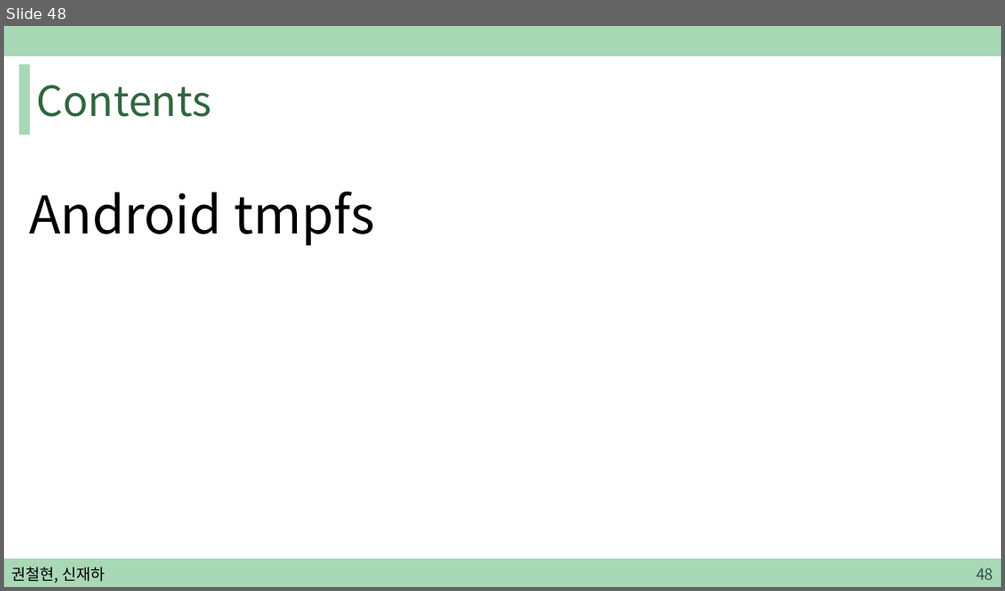
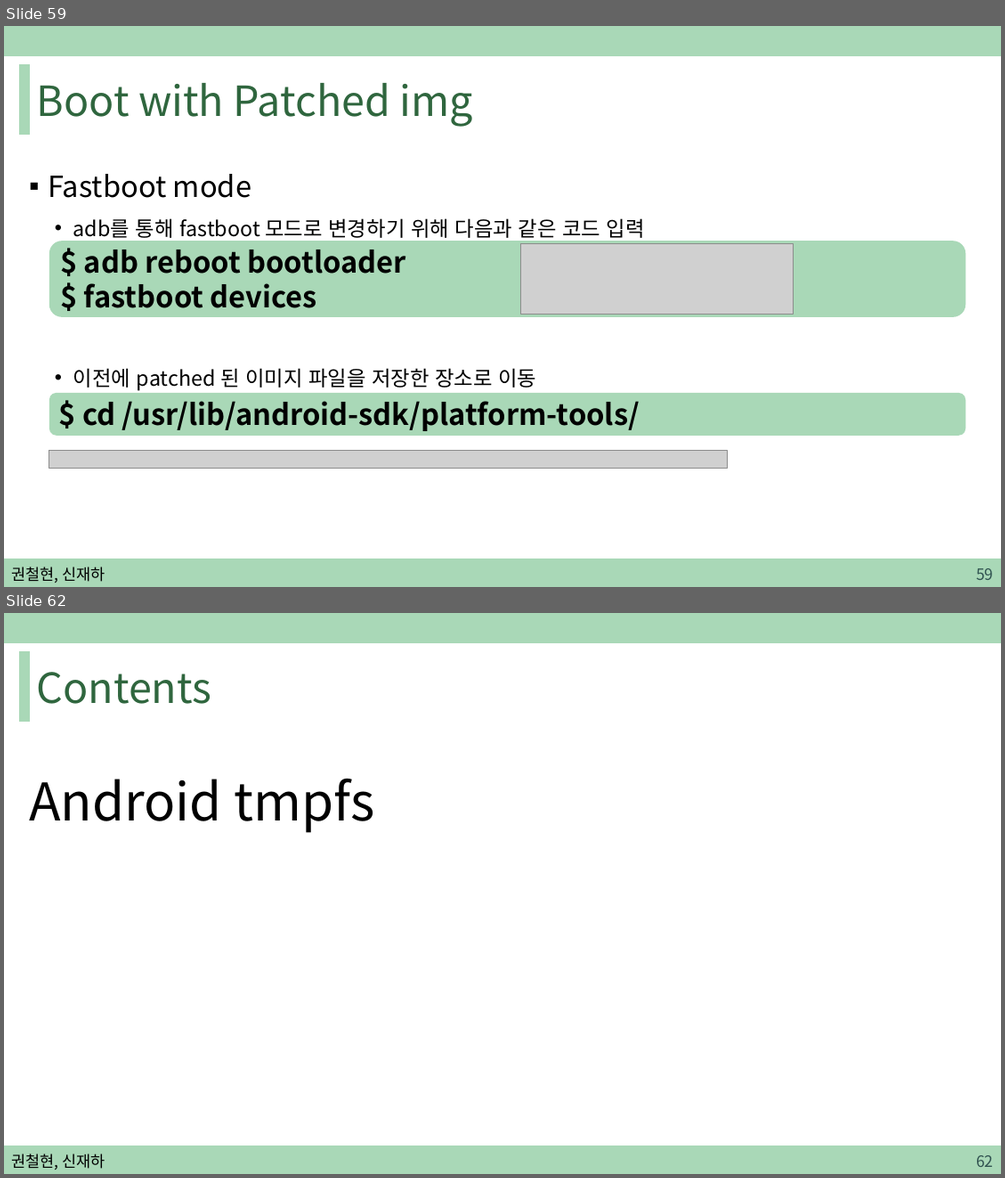
Before and after one commit to sjh4287/capston, a slide deck: 2022.02.18/권철현,신재하.pptx. Shown one above the other, each under a label of ours: slide 48 before the commit, slides 59 and 62 after it; the slides between them are not shown. The pictures are 1005x591 and 1005x1178 pixels, drawn with LibreOffice and Linux fonts; fonts in the diff are those of the drawing; grey boxes stand for pictures. Boxes give left, top, right and bottom in pixels: in the first picture for what was removed or moved away, otherwise in the second. Text is boxed around its words. In the diff, an @@ line names an element or a change of style, - is before the commit and + after.

```diff
--- a/2022.02.18/권철현,신재하.pptx
+++ b/2022.02.18/권철현,신재하.pptx
@@ slide 59 added at (4,26,1001,587), background #FFFFFF; not listed: 3 template elements that a slide beside it also shows @@
@@ title added at (37,83,472,127), 40 pt, text #2F663E @@
+Boot with Patched img
@@ text added at (48,174,645,391), 20 pt, text #000000 @@
+▪ Fastboot mode
+  • adb를 통해 fastboot 모드로 변경하기 위해 다음과 같은 코드 입력
+  • 이전에 patched 된 이미지 파일을 저장한 장소로 이동
@@ rounded rectangle added at (49,240,966,317), fill #A9D8B7, 28 pt, text #000000, bold @@
+$ adb reboot bootloader
+$ fastboot devices
@@ picture added at (521,244,793,313) @@
@@ rounded rectangle added at (49,393,966,435), fill #A9D8B7, 28 pt, text #000000, bold @@
+$ cd /usr/lib/android-sdk/platform-tools/
@@ picture added at (49,451,728,468) @@
@@ text added at (11,566,105,582), 15 pt, text #000000 @@
+권철현, 신재하
@@ page number added at (976,568,993,580), 15 pt, text #305250 @@
+59
@@ what was slide 48 is now slide 62 @@
@@ page number at (976,1155,993,1167): text changed @@
-48
+62
```
Also in this commit, not shown: 3 slides changed, 16 other slides added, 1 slide removed.
